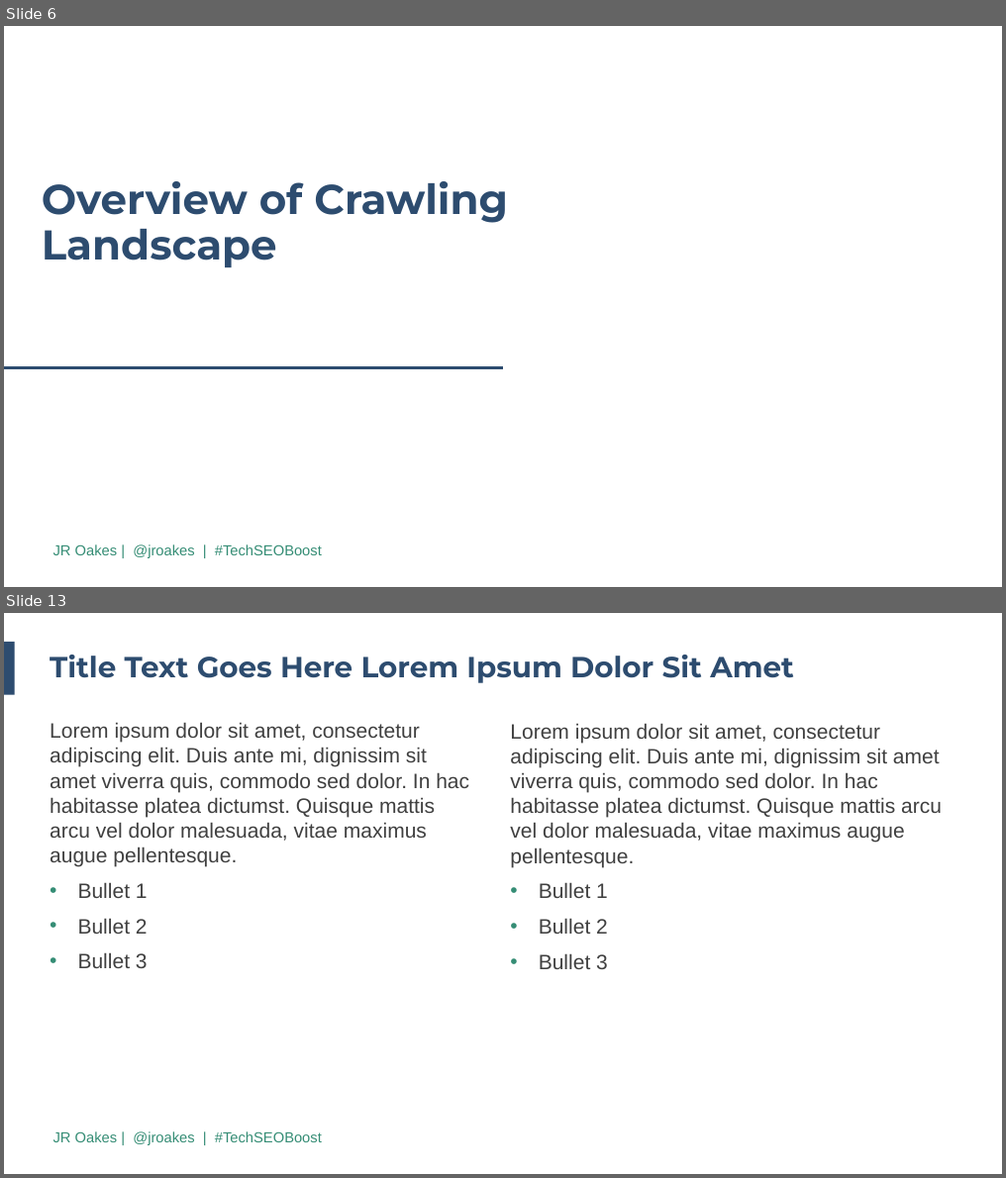
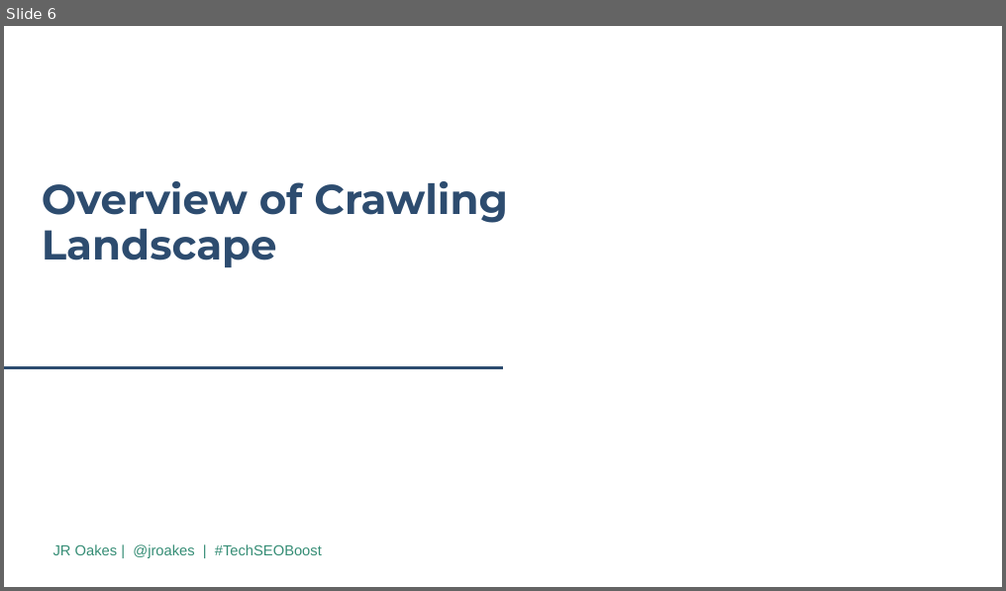
Before and after one commit to jroakes/tech-seo-crawler, a slide deck: etc/2019 TechSEO Boost PPT Template.revJR.pptx. Shown one above the other, each under a label of ours: slides 6 and 13 before the commit, slide 6 after it; the slides between them are not shown. The pictures are 1006x1178 and 1006x591 pixels, drawn with LibreOffice and Linux fonts; fonts in the diff are those of the drawing; background and template pictures are left out. Boxes give left, top, right and bottom in pixels: in the first picture for what was removed or moved away, otherwise in the second. Text is boxed around its words. In the diff, an @@ line names an element or a change of style, - is before the commit and + after.

```diff
--- a/etc/2019 TechSEO Boost PPT Template.revJR.pptx
+++ b/etc/2019 TechSEO Boost PPT Template.revJR.pptx
@@ slide 13 removed at [4,613,1002,1174], background #FFFFFF; not listed: 1 template element that a slide beside it also shows @@
@@ rectangle removed at [4,642,15,694] @@
@@ title removed at [50,655,794,683] @@
-Title Text Goes Here Lorem Ipsum Dolor Sit Amet
@@ text removed at [50,722,469,968] @@
-Lorem ipsum dolor sit amet, consectetur adipiscing elit. Duis ante mi, dignissim sit amet viverra quis, commodo sed dolor. In hac habitasse platea dictumst. Quisque mattis arcu vel dolor malesuada, vitae maximus augue pellentesque.
-• Bullet 1
-• Bullet 2
-• Bullet 3
@@ text removed at [510,723,942,969] @@
-Lorem ipsum dolor sit amet, consectetur adipiscing elit. Duis ante mi, dignissim sit amet viverra quis, commodo sed dolor. In hac habitasse platea dictumst. Quisque mattis arcu vel dolor malesuada, vitae maximus augue pellentesque.
-• Bullet 1
-• Bullet 2
-• Bullet 3
```
Also in this commit, not shown: 6 slides changed, 25 slides added, 4 other slides removed, 7 other files.
